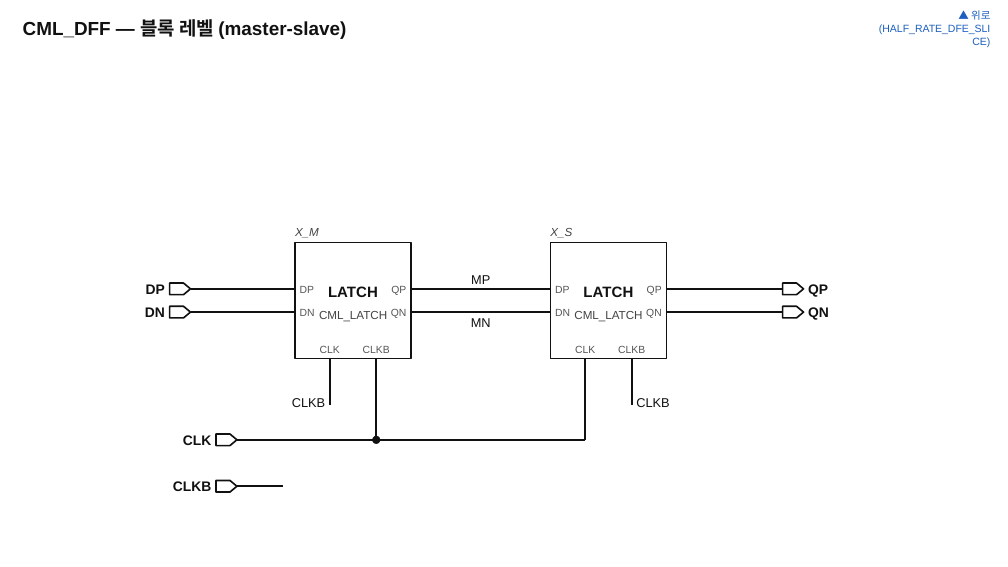
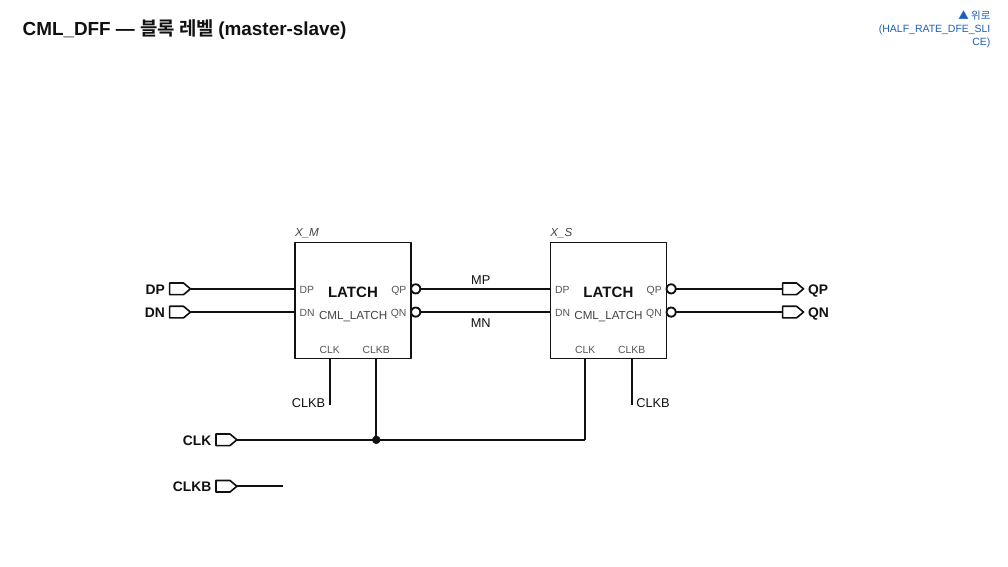
Before and after one commit to jmseo16/etf-dashboard, a slide deck: slide 16 of netlist-hsio-concept-diagram/reference/rx_afe/out/concept.pptx. Drawn at 1008x567 pixels with LibreOffice and Linux fonts; fonts in the diff are those of the drawing. Boxes give left, top, right and bottom in pixels: in the first picture for what was removed or moved away, otherwise in the second. Text is boxed around its words. In the diff, an @@ line names an element or a change of style, - is before the commit and + after.

```diff
--- a/netlist-hsio-concept-diagram/reference/rx_afe/out/concept.pptx
+++ b/netlist-hsio-concept-diagram/reference/rx_afe/out/concept.pptx
@@ ellipse added at box(411, 284, 420, 293), fill #FFFFFF, outline #111111 1.77 pt @@
@@ freeform shape: place and size @@
-freeform shape at box(411, 289, 435, 289)
+freeform shape at box(420, 289, 434, 289)
@@ ellipse added at box(667, 284, 676, 293), fill #FFFFFF, outline #111111 1.77 pt @@
@@ freeform shape: place and size @@
-freeform shape at box(667, 289, 690, 289)
+freeform shape at box(676, 289, 690, 289)
@@ ellipse added at box(411, 308, 420, 317), fill #FFFFFF, outline #111111 1.77 pt @@
@@ freeform shape: place and size @@
-freeform shape at box(411, 312, 435, 312)
+freeform shape at box(420, 312, 434, 312)
@@ ellipse added at box(667, 308, 676, 317), fill #FFFFFF, outline #111111 1.77 pt @@
@@ freeform shape: place and size @@
-freeform shape at box(667, 312, 690, 312)
+freeform shape at box(676, 312, 690, 312)
```
Also in this commit, not shown: 13 other slides changed, 41 other files.
